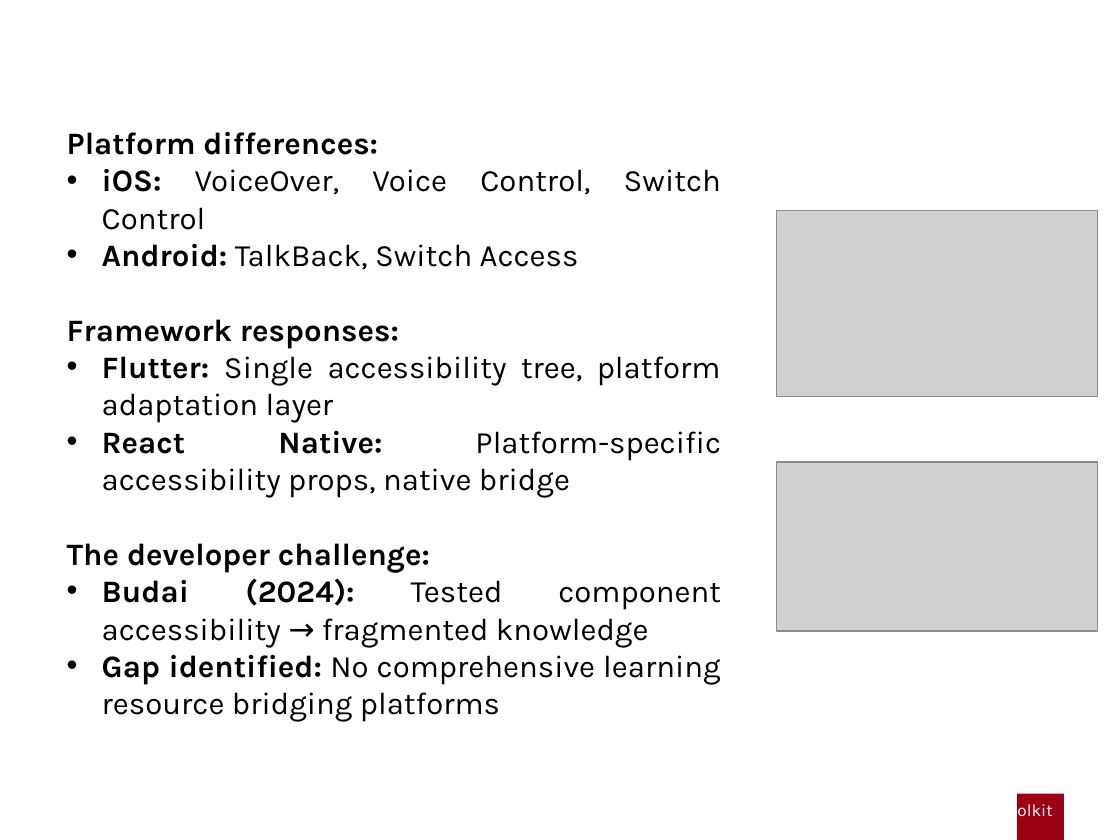
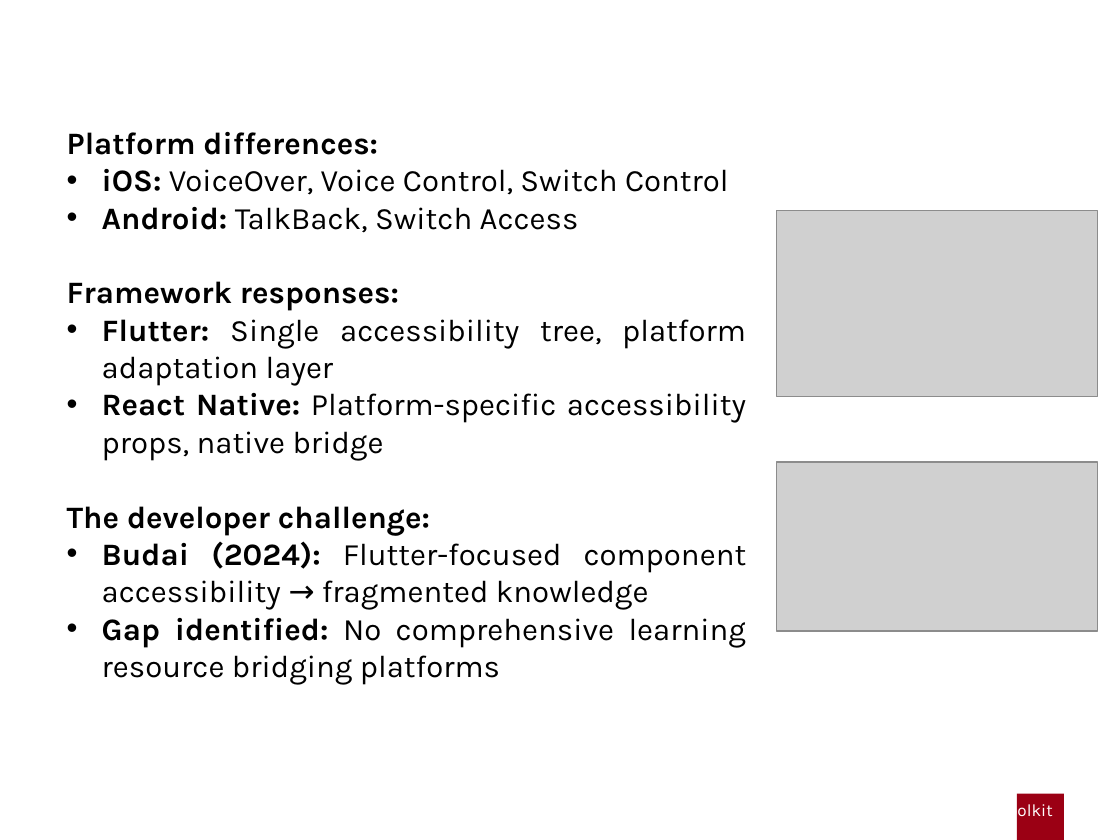
Before and after one commit to gabrielrovesti/Master-Thesis-UniPD, a slide deck: slide 4 of Thesis Presentation/Presentation Gabriel Rovesti.pptx (slide 5 before the commit). Drawn at 1120x840 pixels with LibreOffice and Linux fonts; fonts in the diff are those of the drawing; grey boxes stand for pictures; background and template pictures are left out. Boxes give left, top, right and bottom in pixels: in the first picture for what was removed or moved away, otherwise in the second. Text is boxed around its words. In the diff, an @@ line names an element or a change of style, - is before the commit and + after.

```diff
--- a/Thesis Presentation/Presentation Gabriel Rovesti.pptx
+++ b/Thesis Presentation/Presentation Gabriel Rovesti.pptx
@@ text at [102,541,747,610]: text changed @@
-• Budai (2024): Tested component accessibility → fragmented knowledge
+• Budai (2024): Flutter-focused component accessibility → fragmented knowledge
```
Also in this commit, not shown: 10 other slides changed, 1 slide added, 1 slide removed, 3 other files.
